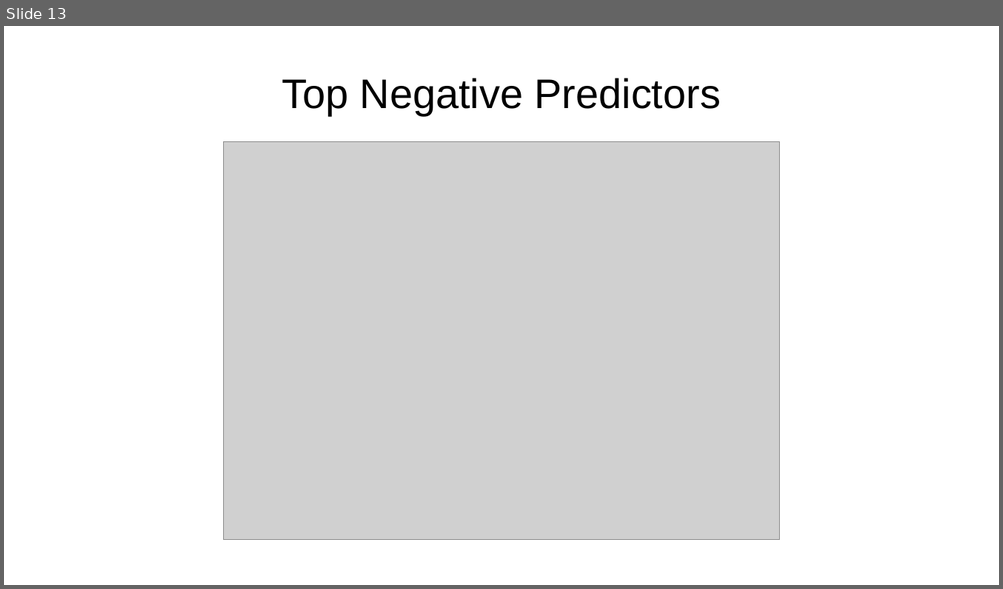
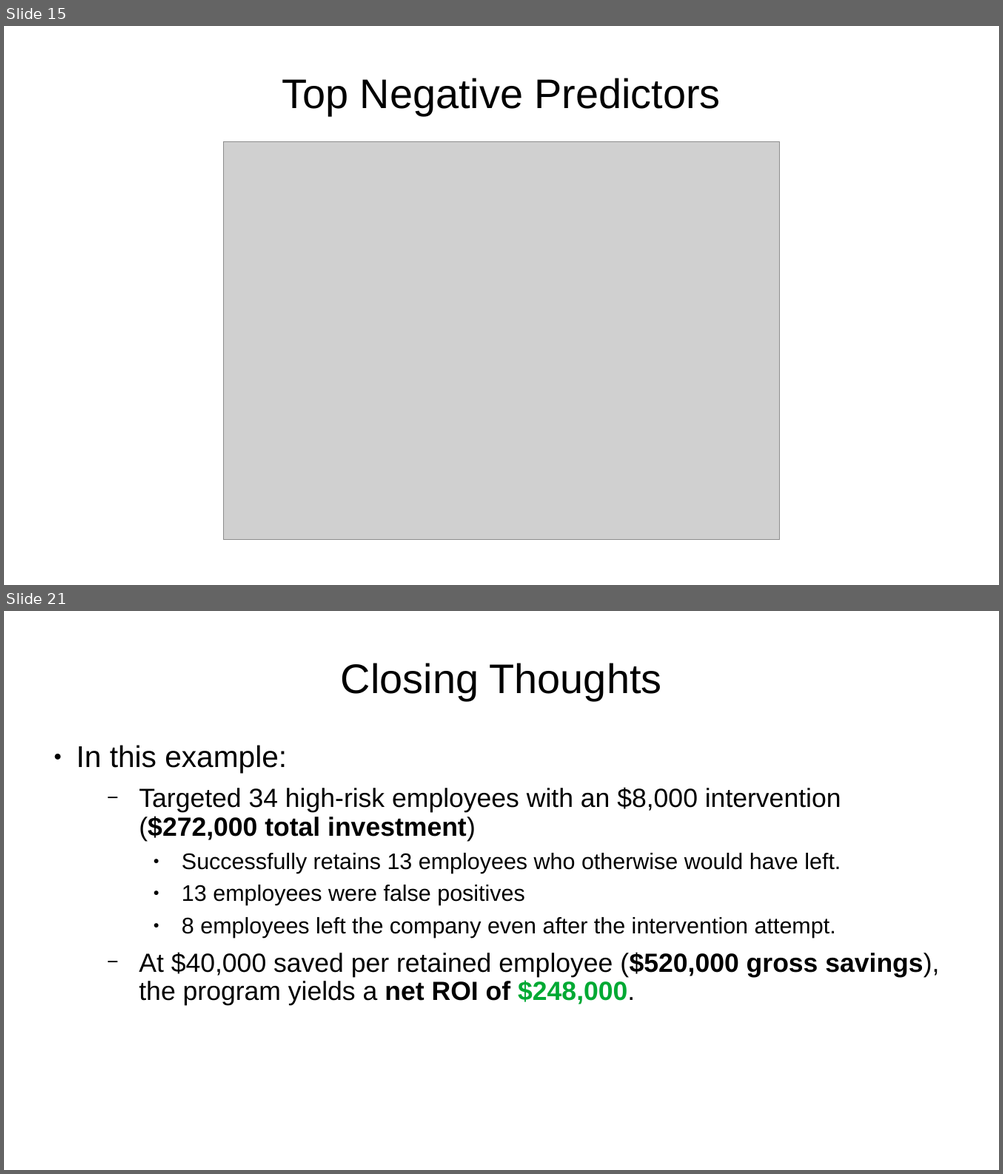
Before and after one commit to sbowler/project-one, a slide deck: presentations/project2_presentation.pptx. Shown one above the other, each under a label of ours: slide 13 before the commit, slides 15 and 21 after it; the slides between them are not shown. The pictures are 1003x589 and 1003x1174 pixels, drawn with LibreOffice and Linux fonts; fonts in the diff are those of the drawing; grey boxes stand for pictures; background and template pictures are left out. Boxes give left, top, right and bottom in pixels: in the first picture for what was removed or moved away, otherwise in the second. Text is boxed around its words. In the diff, an @@ line names an element or a change of style, - is before the commit and + after.

```diff
--- a/presentations/project2_presentation.pptx
+++ b/presentations/project2_presentation.pptx
@@ slide 21 added at [4,611,999,1170], background picture (left out) @@
@@ title added at [341,663,662,701], 33 pt, text #000000 @@
+Closing Thoughts
@@ text added at [77,745,939,1005], 21 pt, text #000000 @@
+● In this example:
+  − Targeted 34 high-risk employees with an $8,000 intervention ($272,000 total investment)
+    ● Successfully retains 13 employees who otherwise would have left.
+    ● 13 employees were false positives
+    ● 8 employees left the company even after the intervention attempt.
+  − At $40,000 saved per retained employee ($520,000 gross savings), the program yields a net ROI of $248,000.
@@ what was slide 13 is now slide 15 @@
```
Also in this commit, not shown: 8 slides changed, 4 other slides added.
